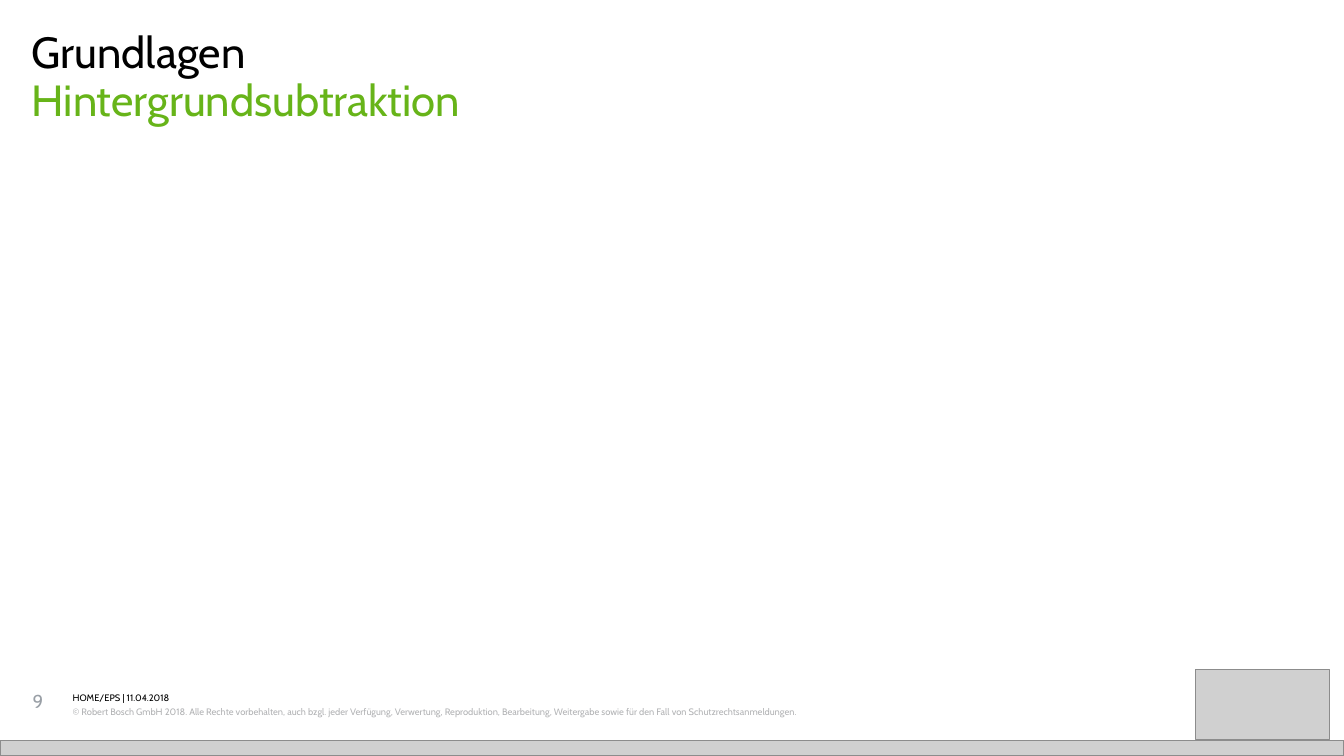
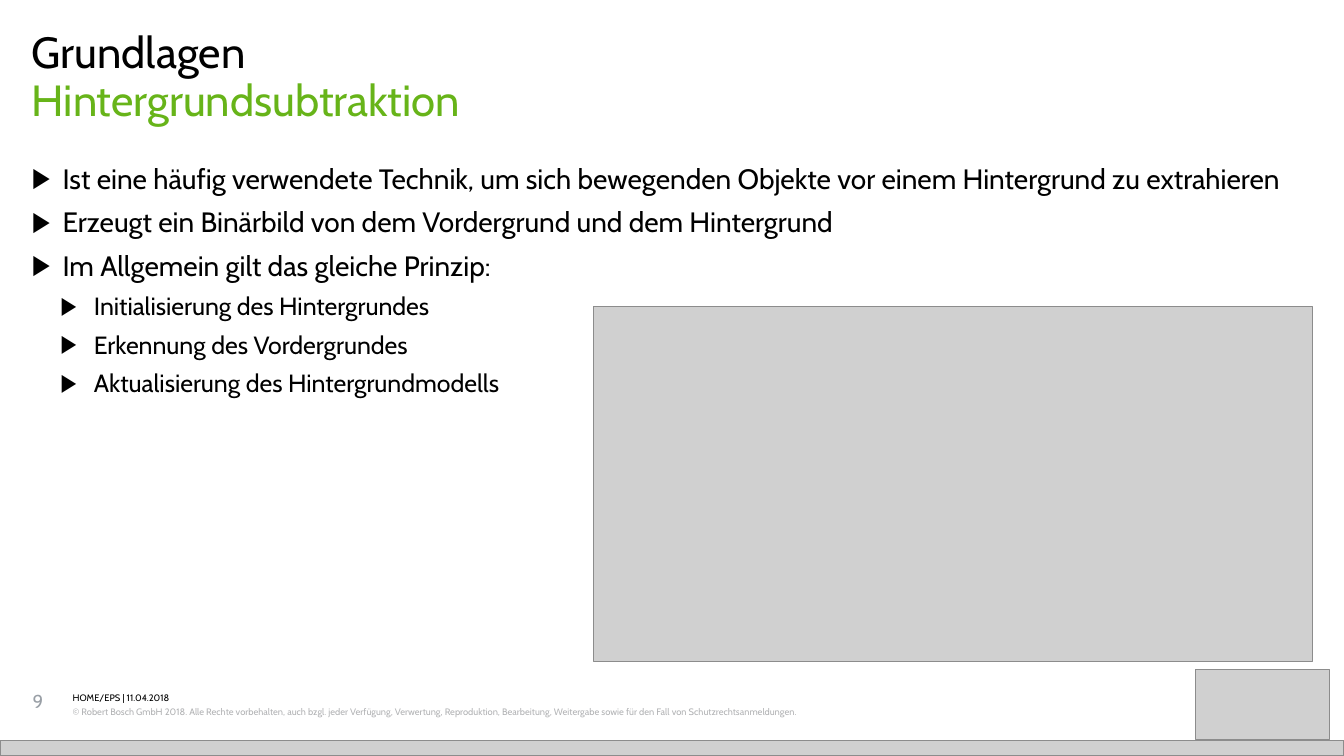
Before and after one commit to iwnfubb/MA_Doc, a slide deck: slide 9 of Präsi/Präsi.pptx. Drawn at 1344x756 pixels with LibreOffice and Linux fonts; fonts in the diff are those of the drawing; grey boxes stand for pictures. Boxes give left, top, right and bottom in pixels: in the first picture for what was removed or moved away, otherwise in the second. Text is boxed around its words. In the diff, an @@ line names an element or a change of style, - is before the commit and + after.

```diff
--- a/Präsi/Präsi.pptx
+++ b/Präsi/Präsi.pptx
@@ text added at (63, 168, 1279, 398), 18 pt, text #000000 @@
+▶ Ist eine häufig verwendete Technik, um sich bewegenden Objekte vor einem Hintergrund zu extrahieren
+▶ Erzeugt ein Binärbild von dem Vordergrund und dem Hintergrund
+▶ Im Allgemein gilt das gleiche Prinzip:
+  ▶ Initialisierung des Hintergrundes
+  ▶ Erkennung des Vordergrundes
+  ▶ Aktualisierung des Hintergrundmodells
@@ picture added at (594, 307, 1312, 661) @@
```
Also in this commit, not shown: 1 other slide changed, 1 slide added.
